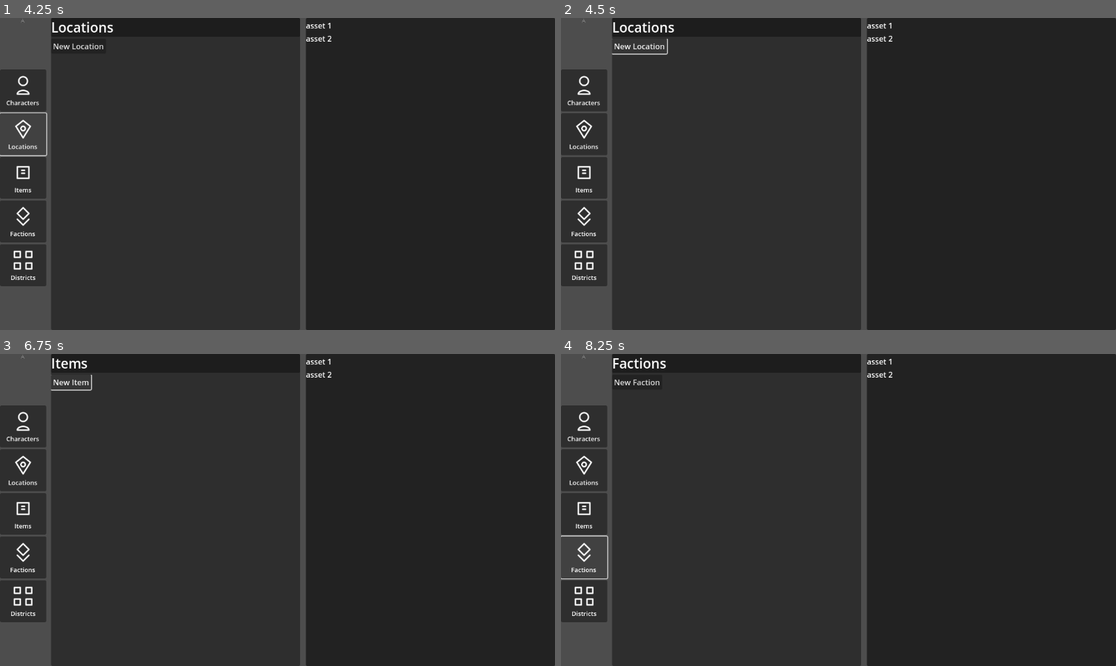
Above: before the commit, frames 1-4 (two rows, left to right).
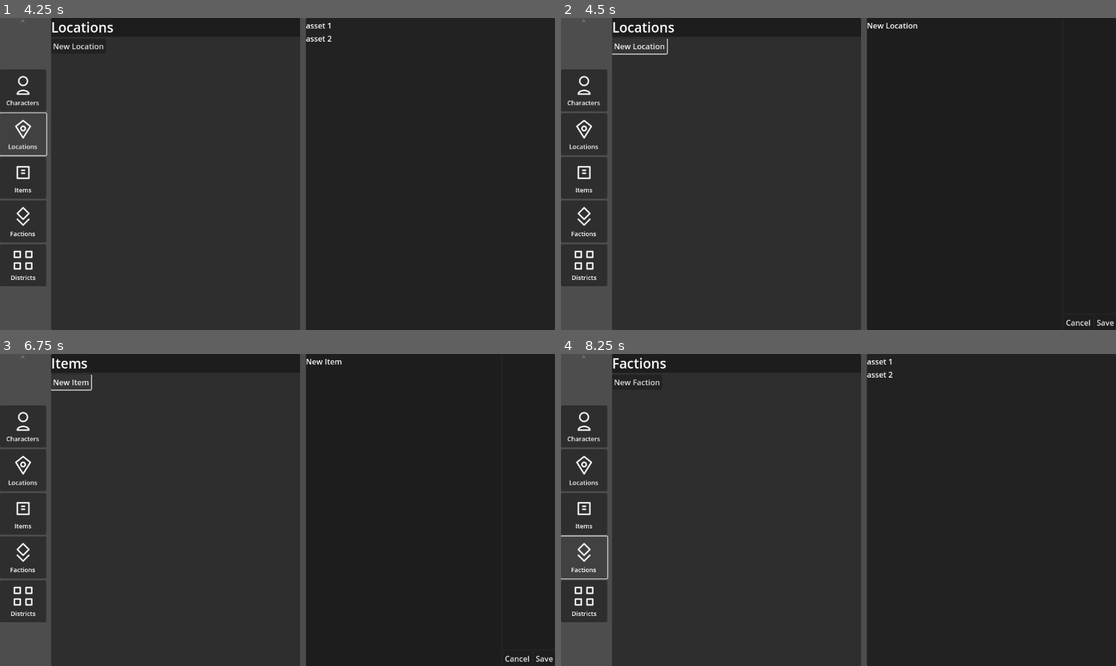
Above: after the commit, the same moments.

Repository: manosdvd/agency-godot
Game: Godot game, scene res://scenes/main_ui/main.tscn
Same seed, same stepped clock (60 frames per second), same inputs: the game is played once before the commit and once after it.
Inputs (mouse positions are in pixels of both pictures, inside the frame that each line leads up to):
- Up to frame 1 (4.25 s): click "World Builder" at 0.5 s; click "New Character" at 1.25 s; click "New Character" at 2 s; click (22, 89) at 2.75 s; click (22, 133) at 3.52 s
- Up to frame 2 (4.5 s): click "New Location" at 4.25 s
- Up to frame 3 (6.75 s): click "New Location" at 5 s; click (22, 513) at 5.77 s; click "New Item" at 6.5 s
- Up to frame 4 (8.25 s): click "New Item" at 7.25 s; click (583, 556) at 8.02 s

Frame 1 is identical in both runs. In frame 2, 0.2% of the frame differs, in the area x 55-100%, y 1-99%; in frame 3, 0.2%; in frame 4, nothing differs.
Error in both runs: Invalid call. Nonexistent function 'clear_tabs' in base 'TabContainer'. (res://scenes/world_builder/world_builder.gd:140)

Commit message:
trying to get things working

Diff:
--- a/agency/scripts/resources/item_resource.gd
+++ b/agency/scripts/resources/item_resource.gd
@@ -2,19 +2,19 @@
 extends Resource
 class_name ItemResource
 
- @export var id: String = ""
- @export var item_name: String = ""
- @export var image_path: String = ""
- @export var item_type: String = "" # e.g., "Weapon", "Document", "Personal Effect"
- @export_multiline var description: String = ""
- @export_multiline var use: String = ""
- @export var is_possible_means: bool = false
- @export var is_possible_motive: bool = false
- @export var is_possible_opportunity: bool = false
- @export var default_location: String = "" # Links to LocationResource.id
- @export var default_owner: String = "" # Links to CharacterResource.id
- @export_multiline var significance: String = ""
- @export_multiline var clue_potential: String = ""
- @export var value: String = ""
- @export var condition: String = ""
- @export_multiline var unique_properties: String = ""
+@export var id: String = ""
+@export var item_name: String = ""
+@export var image_path: String = ""
+@export var item_type: String = "" # e.g., "Weapon", "Document", "Personal Effect"
+@export_multiline var description: String = ""
+@export_multiline var use: String = ""
+@export var is_possible_means: bool = false
+@export var is_possible_motive: bool = false
+@export var is_possible_opportunity: bool = false
+@export var default_location: String = "" # Links to LocationResource.id
+@export var default_owner: String = "" # Links to CharacterResource.id
+@export_multiline var significance: String = ""
+@export_multiline var clue_potential: String = ""
+@export var value: String = ""
+@export var condition: String = ""
+@export_multiline var unique_properties: String = ""
--- a/agency/scripts/resources/location_resource.gd
+++ b/agency/scripts/resources/location_resource.gd
@@ -2,18 +2,18 @@
 extends Resource
 class_name LocationResource
 
- @export var id: String = ""
- @export var location_name: String = ""
- @export var location_type: String = "" # e.g., "Bar", "Apartment", "Dock"
- @export_multiline var description: String = ""
- @export var district: String = "" # Should link to a DistrictResource.id
- @export var owning_faction: String = "" # Should link to a FactionResource.id
- @export_range(0, 100, 1) var danger_level: int = 50
- @export var population: String = ""
- @export var image_path: String = "" # Path to texture
- @export var key_characters: PackedStringArray # Links to CharacterResource.id
- @export var associated_items: PackedStringArray # Links to ItemResource.id
- @export_multiline var accessibility: String = ""
- @export var is_hidden: bool = false
- @export var clues_present: PackedStringArray # Links to ClueResource.id
- @export_multiline var internal_logic_notes: String = ""
+@export var id: String = ""
+@export var location_name: String = ""
+@export var location_type: String = "" # e.g., "Bar", "Apartment", "Dock"
+@export_multiline var description: String = ""
+@export var district: String = "" # Should link to a DistrictResource.id
+@export var owning_faction: String = "" # Should link to a FactionResource.id
+@export_range(0, 100, 1) var danger_level: int = 50
+@export var population: String = ""
+@export var image_path: String = "" # Path to texture
+@export var key_characters: PackedStringArray # Links to CharacterResource.id
+@export var associated_items: PackedStringArray # Links to ItemResource.id
+@export_multiline var accessibility: String = ""
+@export var is_hidden: bool = false
+@export var clues_present: PackedStringArray # Links to ClueResource.id
+@export_multiline var internal_logic_notes: String = ""
Not shown: 1 places in agency/scenes/main_ui/main.tscn that only renumber resources
